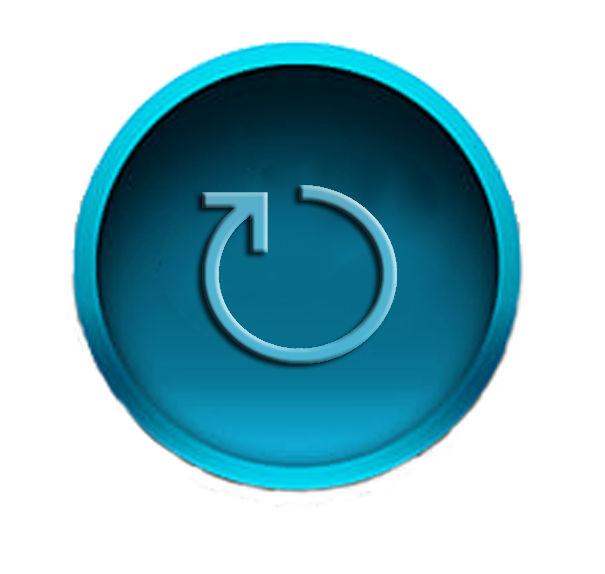
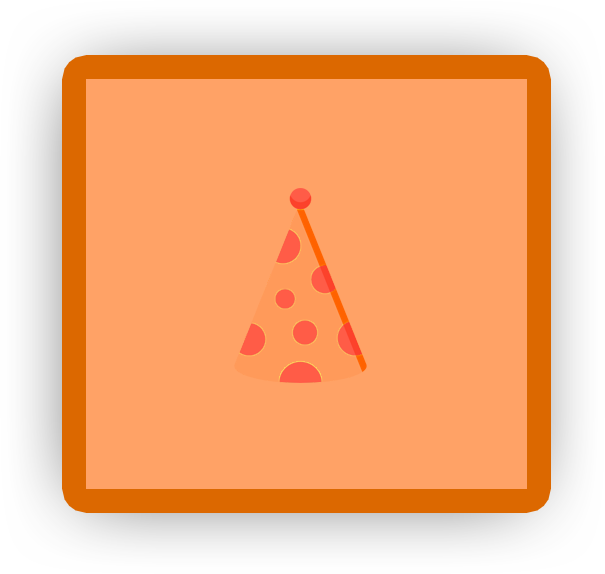
Comparing the layer stacks of the two w=605, h=574 images. Changes:
added layer "Ebene 21 Kopie" (1st of 2, in "UI") in group "UI" over [234, 188, 367, 383]
hid "Ebene 17" over [202, 185, 397, 364]
hid "Ebene 14 Kopie" over [69, 40, 528, 510]
showed "orange target" over [86, 79, 527, 489]
